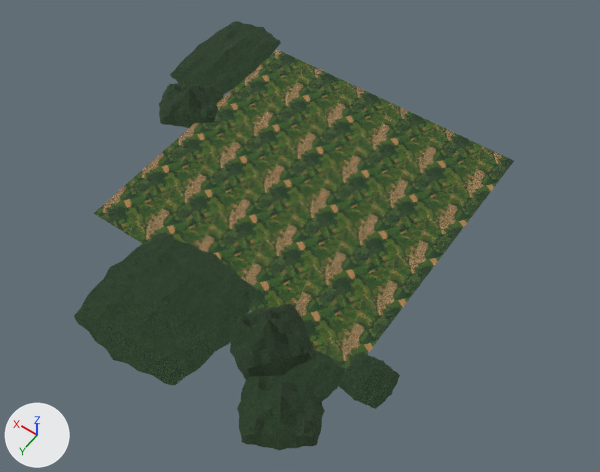
What one commit did to the glTF model land.glb.
The view is the same before and after, from a camera (50 mm lens) standing at (-7217.0, 10941.0, 15052.0) and looking at (-186.0, 1097.0, -417.0). The lights are fixed; the arrows at lower left show +X, +Y and +Z. The picture after the commit comes second. Where no turn or scale is listed for an object, it has been applied to the vertices.

Script lines for the objects in view, before the commit:
```python
me_plane_002 = bpy.data.meshes.new('Plane.002')
me_plane_002.from_pydata(...)  # 121 vertices, 200 faces; spans x -551.0..551.0, y -546.0..546.0, z 9.0..198.0
me_plane_002.materials.append(mat_forest)  # picture img_forest
me_plane_003 = bpy.data.meshes.new('Plane.003')
me_plane_003.from_pydata(...)  # 121 vertices, 200 faces; spans x -1012.0..1012.0, y -1014.0..1014.0, z 39.0..877.0
me_plane_003.materials.append(mat_forest)  # picture img_forest
me_plane_006 = bpy.data.meshes.new('Plane.006')
me_plane_006.from_pydata(...)  # 121 vertices, 200 faces; spans x -1003.0..1003.0, y -1680.0..1680.0, z 12.0..277.0
me_plane_006.materials.append(mat_forest)  # picture img_forest
ob_mountain_001_1 = bpy.data.objects.new('mountain.001', me_plane_002)
ob_mountain_001_1.location = (-2690.0, 4085.0, -18.0)
ob_mountain_002_1 = bpy.data.objects.new('mountain.002', me_plane_003)
ob_mountain_002_1.location = (-1482.0, 3981.0, -55.0)
ob_mountain_005_1 = bpy.data.objects.new('mountain.005', me_plane_006)
ob_mountain_005_1.location = (4881.0, -2516.0, -18.0)
# also in view: 'mountain.004' at (-2573.0, 5091.0, 206.0); 'mountain.003' at (872.0, 4540.0, 127.0); 'mountain.006' at (4509.0, -577.0, 206.0); 'land' at (322.0, 0.0, 0.0); 'mountain' at (-3649.0, 3557.0, 86.0)
```
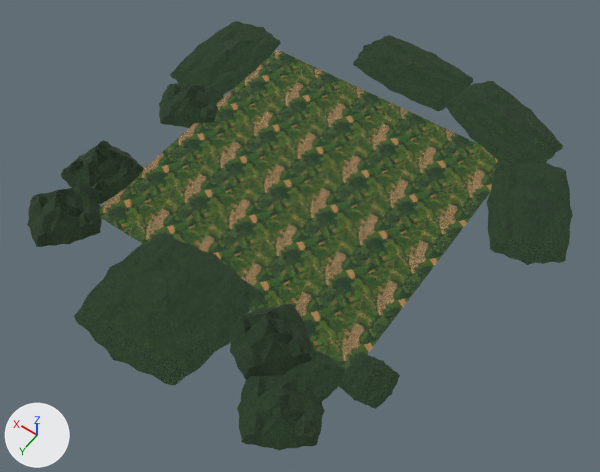
What differs and where, as boxes [x1, y1, x2, y2] in the pictures (600 x 472 px):
```json
{"object": "mountain.009", "change": "added", "after": [487, 161, 573, 265], "on screen": "green"}
{"object": "mountain.010", "change": "added", "after": [445, 81, 563, 165], "on screen": "green"}
{"object": "mountain.011", "change": "added", "after": [353, 35, 473, 111], "on screen": "green"}
{"object": "mountain.007", "change": "added", "after": [27, 185, 102, 247], "on screen": "green"}
{"object": "mountain.008", "change": "added", "after": [61, 140, 144, 204], "on screen": "green"}
```

Edits to the scene script, one JSON object a line:
```json
{"op": "add", "block": "me_plane_012", "code": ["me_plane_012 = bpy.data.meshes.new('Plane.012')", "me_plane_012.from_pydata(...)  # 121 vertices, 200 faces; spans x -1673.0..1673.0, y -999.0..999.0, z 12.0..277.0", "me_plane_012.materials.append(mat_forest)  # picture img_forest"]}
{"op": "add", "block": "me_plane_011", "code": ["me_plane_011 = bpy.data.meshes.new('Plane.011')", "me_plane_011.from_pydata(...)  # 121 vertices, 200 faces; spans x -1641.0..1641.0, y -1336.0..1336.0, z 12.0..277.0", "me_plane_011.materials.append(mat_forest)  # picture img_forest"]}
{"op": "add", "block": "me_plane_010", "code": ["me_plane_010 = bpy.data.meshes.new('Plane.010')", "me_plane_010.from_pydata(...)  # 121 vertices, 200 faces; spans x -1337.0..1337.0, y -1641.0..1641.0, z 12.0..277.0", "me_plane_010.materials.append(mat_forest)  # picture img_forest"]}
{"op": "add", "block": "me_plane_009", "code": ["me_plane_009 = bpy.data.meshes.new('Plane.009')", "me_plane_009.from_pydata(...)  # 121 vertices, 200 faces; spans x -867.0..867.0, y -860.0..860.0, z 39.0..877.0", "me_plane_009.materials.append(mat_forest)  # picture img_forest"]}
{"op": "add", "block": "me_plane_008", "code": ["me_plane_008 = bpy.data.meshes.new('Plane.008')", "me_plane_008.from_pydata(...)  # 121 vertices, 200 faces; spans x -1012.0..1012.0, y -1014.0..1014.0, z 39.0..877.0", "me_plane_008.materials.append(mat_forest)  # picture img_forest"]}
{"op": "add", "block": "ob_mountain_011_1", "code": ["ob_mountain_011_1 = bpy.data.objects.new('mountain.011', me_plane_012)", "ob_mountain_011_1.location = (430.0, -5024.0, -18.0)"]}
{"op": "add", "block": "ob_mountain_010_1", "code": ["ob_mountain_010_1 = bpy.data.objects.new('mountain.010', me_plane_011)", "ob_mountain_010_1.location = (-2451.0, -4613.0, -18.0)"]}
{"op": "add", "block": "ob_mountain_009_1", "code": ["ob_mountain_009_1 = bpy.data.objects.new('mountain.009', me_plane_010)", "ob_mountain_009_1.location = (-4291.0, -2452.0, -18.0)"]}
{"op": "add", "block": "ob_mountain_008_1", "code": ["ob_mountain_008_1 = bpy.data.objects.new('mountain.008', me_plane_009)", "ob_mountain_008_1.location = (4693.0, 2551.0, -55.0)"]}
{"op": "add", "block": "ob_mountain_007_1", "code": ["ob_mountain_007_1 = bpy.data.objects.new('mountain.007', me_plane_008)", "ob_mountain_007_1.location = (4448.0, 4071.0, -55.0)"]}
```
